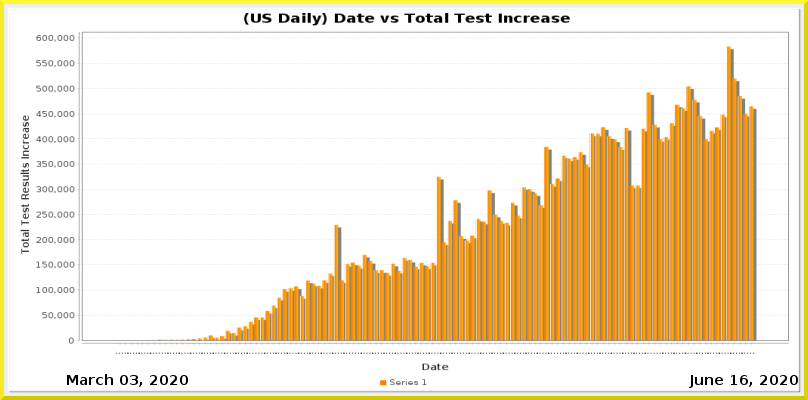
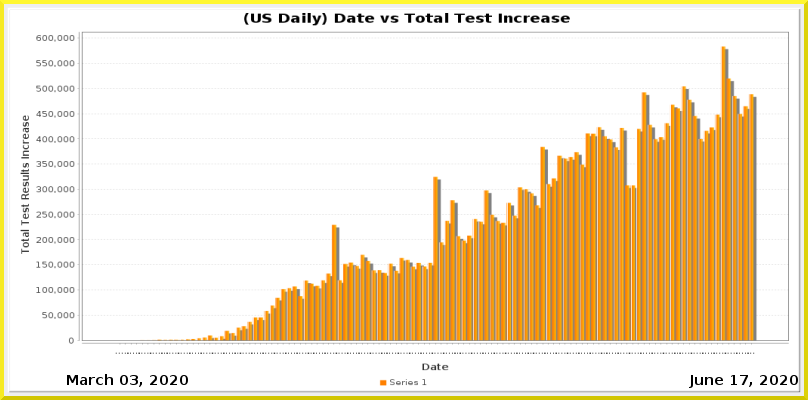
Layer changes from the first 808px x 400px image to the second:
painted on "Current Date" over (x1=740, y1=375, x2=748, y2=385)
painted on "Date_vs_TestIncrease.png" over (x1=136, y1=46, x2=757, y2=354)
